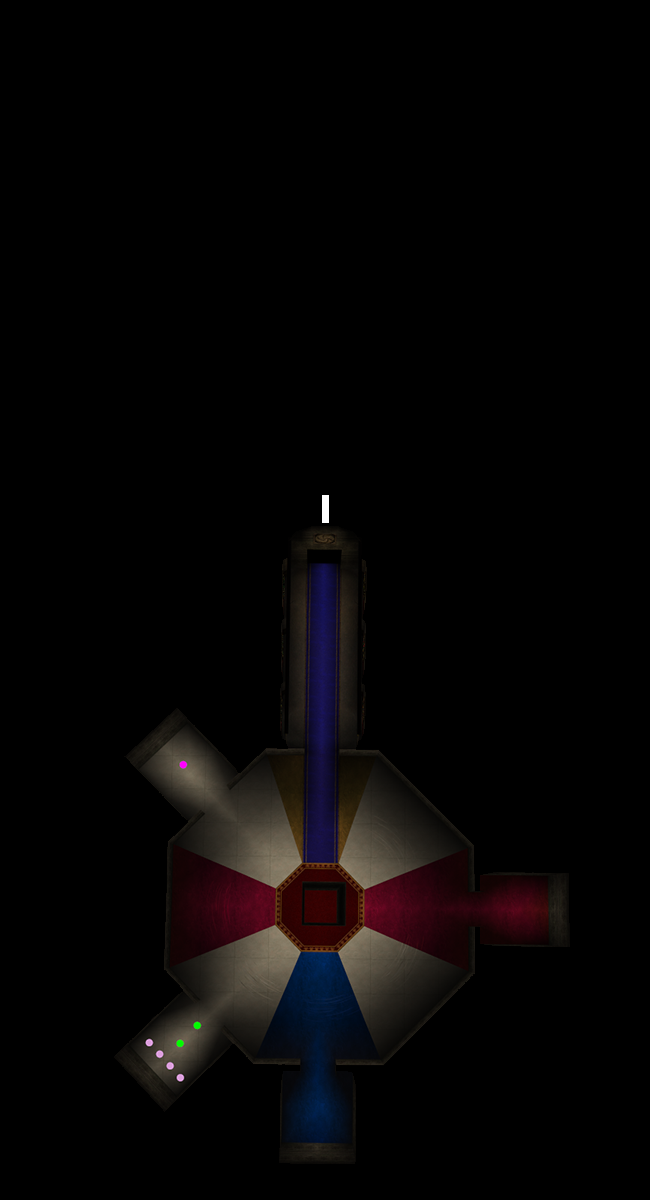
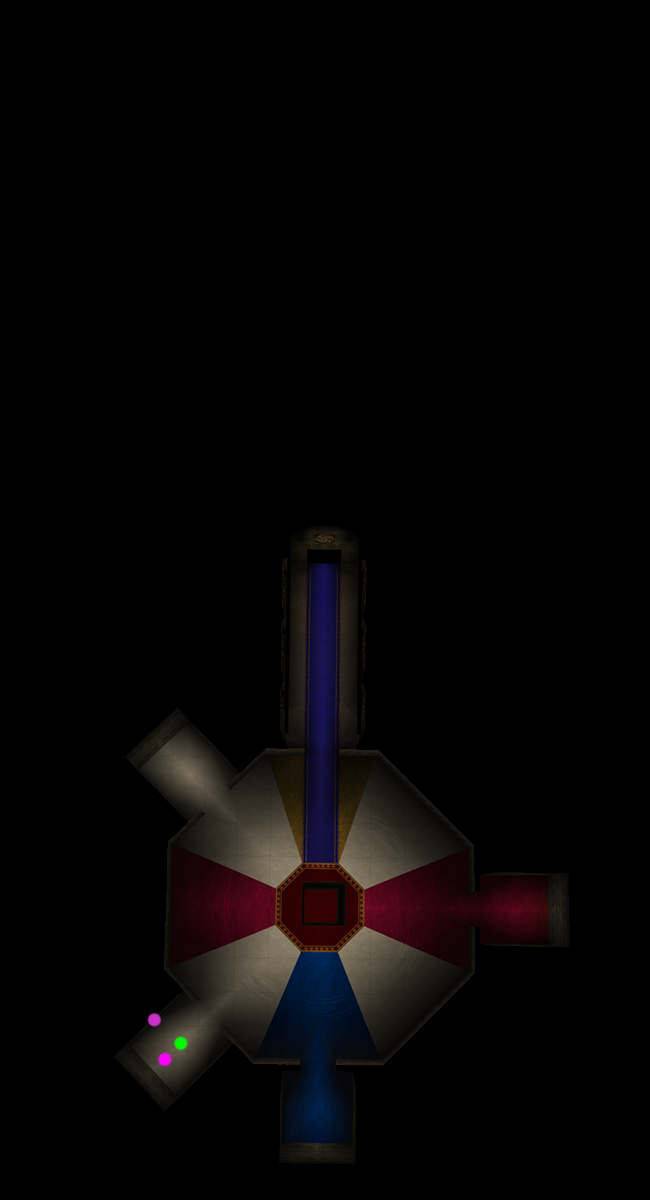
Layered file, before and after one edit (650 x 1200). Changes by layer:
hid group "Lines" (1 layers) over [322, 495, 329, 523]
moved "Ligne 1" into group "Lines", painted on it over [322, 495, 329, 523]
hid group "MQ_Layout" (1 layers) over [144, 759, 203, 1083]
showed group "Normal_Layout" (1 layers) over [144, 759, 203, 1083]
painted on "AP_Elevator_N" over [146, 1012, 189, 1067]